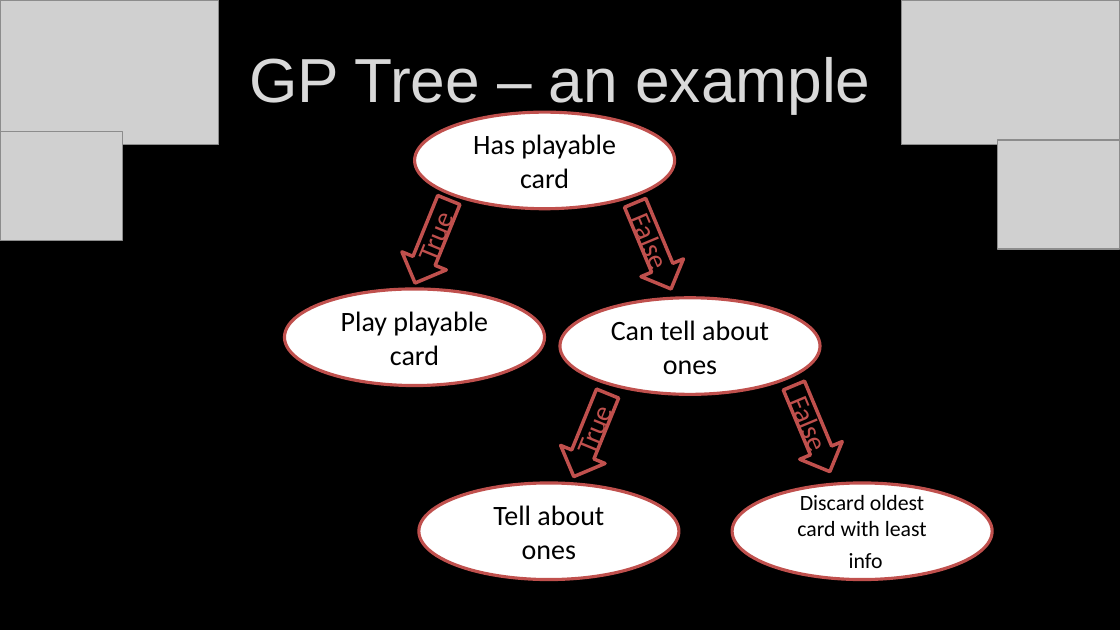
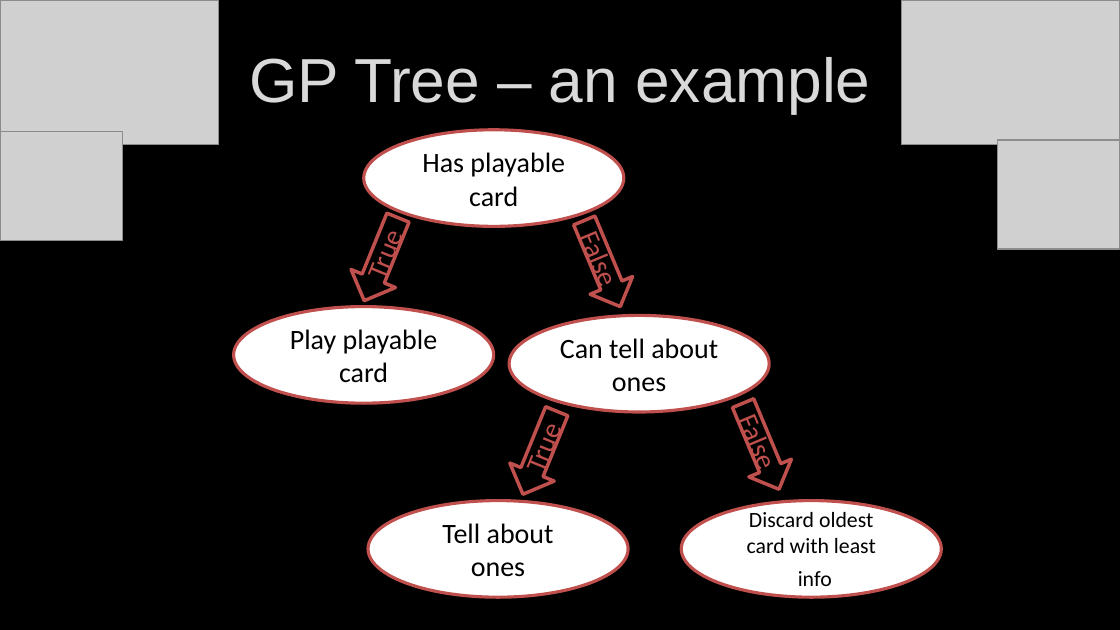
Before and after one commit to Untzi/ec_hanabi, a slide deck: slide 12 of hanabi (1).pptx. Drawn at 1120x630 pixels with LibreOffice and Linux fonts; fonts in the diff are those of the drawing; grey boxes stand for pictures. Boxes give left, top, right and bottom in pixels: in the first picture for what was removed or moved away, otherwise in the second. Text is boxed around its words. In the diff, an @@ line names an element or a change of style, - is before the commit and + after.

```diff
--- a/hanabi (1).pptx
+++ b/hanabi (1).pptx
@@ 5 ellipses, 3 right arrows: place and size @@
-5 ellipses, 3 right arrows at bbox=[284, 112, 992, 579]
+5 ellipses, 3 right arrows at bbox=[234, 130, 941, 597]
@@ right arrow "True": place and size @@
-right arrow "True" at bbox=[551, 385, 629, 486]
+right arrow "True" at bbox=[501, 402, 579, 504]
```
Also in this commit, not shown: 4 other slides changed, 1 slide added.
